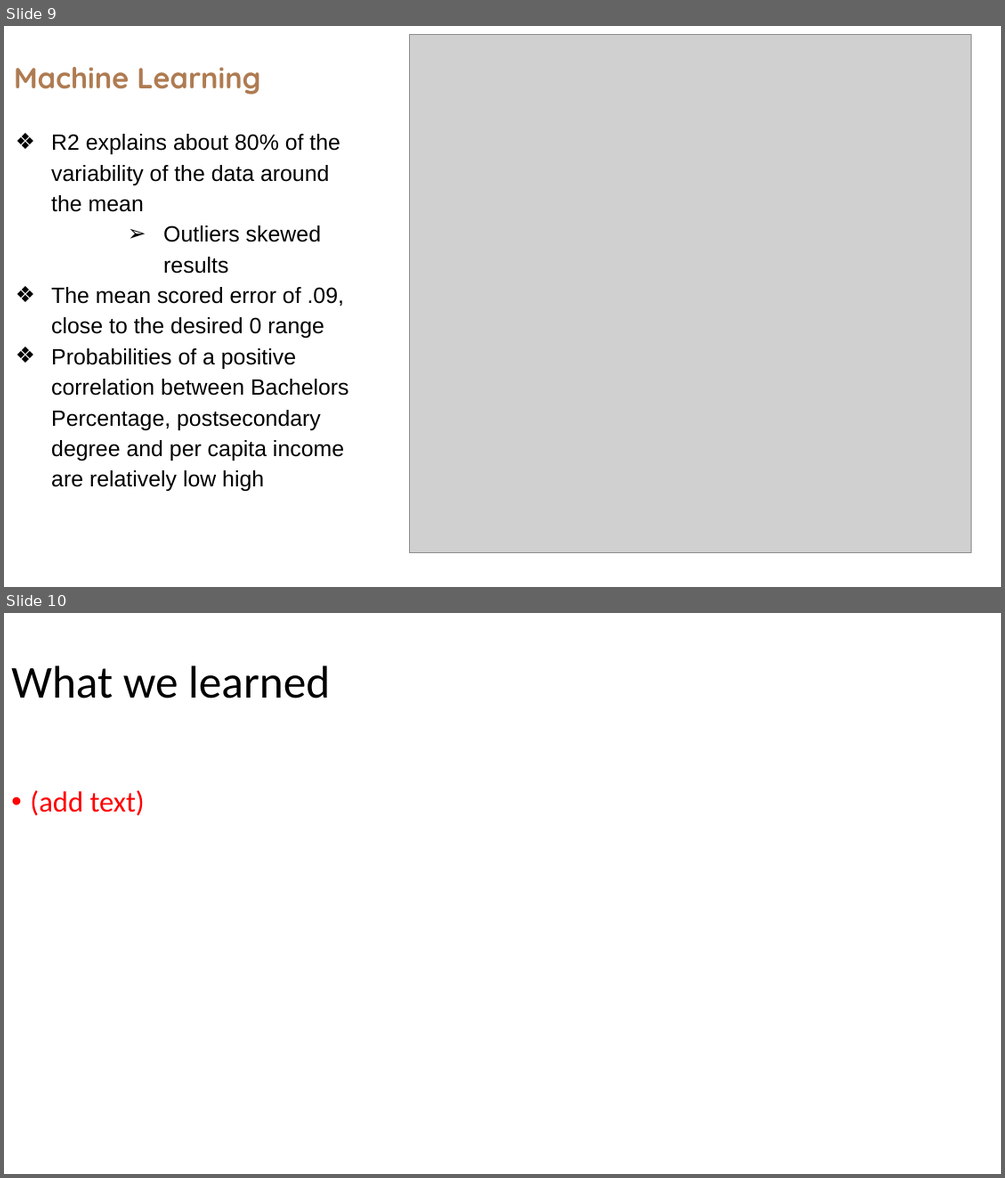
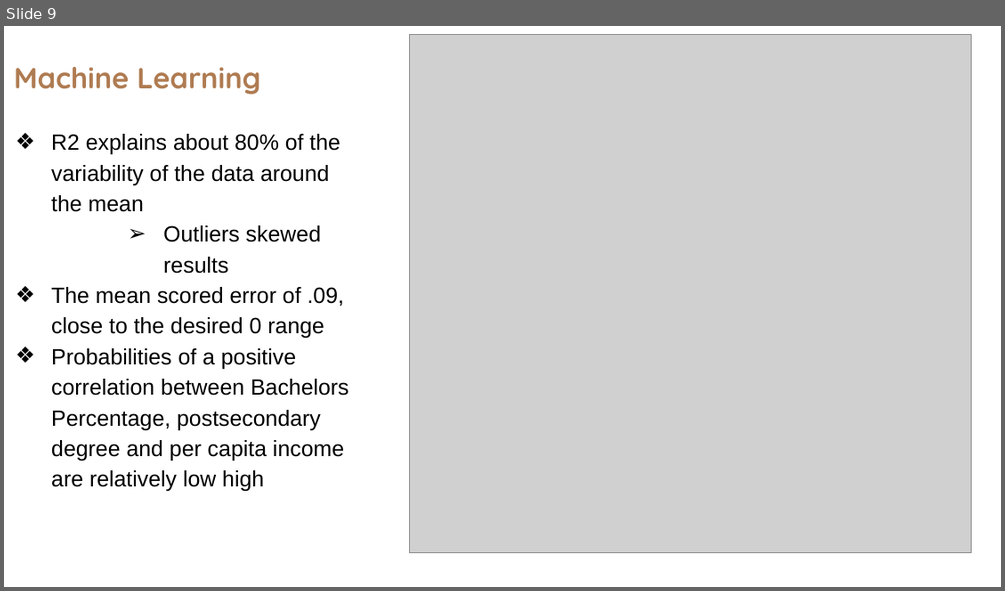
Before and after one commit to Tr3Yday30/Heartthrob, a slide deck: Education for income.pptx. Shown one above the other, each under a label of ours: slides 9 and 10 before the commit, slide 9 after it. The pictures are 1005x1178 and 1005x591 pixels, drawn with LibreOffice and Linux fonts; fonts in the diff are those of the drawing; grey boxes stand for pictures. Boxes give left, top, right and bottom in pixels: in the first picture for what was removed or moved away, otherwise in the second. Text is boxed around its words. In the diff, an @@ line names an element or a change of style, - is before the commit and + after.

```diff
--- a/Education for income.pptx
+++ b/Education for income.pptx
@@ slide 10 removed at box(4, 613, 1001, 1174), background #FFFFFF @@
@@ title removed at box(11, 666, 330, 698) @@
-What we learned
@@ text removed at box(30, 790, 145, 816) @@
-• (add text)
```
Also in this commit, not shown: 3 slides changed, 3 other files.
